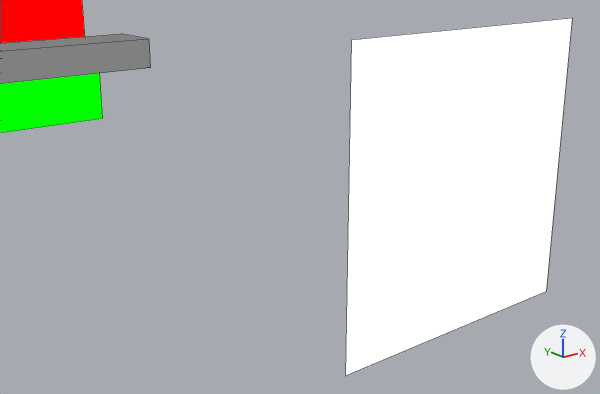
The Blender file assets-source/blender/motion/allosaurus-roar.blend as it was, and as the next commit left it.
Camera for both pictures: a camera (50 mm lens) standing at (68.9, -32.99, 26.87) and looking at (71.7, -29.49, 25.47). The lights are fixed; the arrows at lower right show +X, +Y and +Z. The picture after the commit comes second. Mesh edges are drawn as thin lines.

The first picture shows 'DinoTycoon_Motion_allosaurus_roar_eye', 'DinoTycoon_Motion_allosaurus_roar_head', 'DinoTycoon_Motion_allosaurus_roar_jaw', 'DinoTycoon_Motion_allosaurus_roar_mouth'.
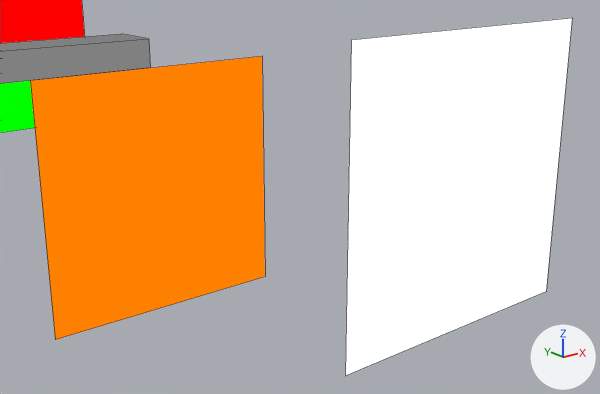
Changed parts and their boxes [x1, y1, x2, y2] in the pictures (600 x 394 px):
'DinoTycoon_Motion_allosaurus_roar_eye_white', added (orange)
    after: [30, 56, 265, 340]
'DinoTycoon_Motion_allosaurus_roar_jaw', unchanged, covered by the edit
    before: [0, 73, 102, 133]
    after: [0, 81, 35, 133]

Edits to the bpy script that builds the scene:
```text
Add mat_dinotycoon_role_y:
    mat_dinotycoon_role_y = emission_material('DinoTycoon_Role_Y')
    mat_dinotycoon_role_y.base_color = (1.0, 0.216, 0.0)  # orange #ff8000
Add me_dinotycoon_motion_allosaurus_roar_sample_eye_white:
    me_dinotycoon_motion_allosaurus_roar_sample_eye_white.from_pydata([(70.4, -29.0, 26.2), (71.8, -29.0, 26.2), (71.8, -29.0, 24.8), (70.4, -29.0, 24.8), (70.4, -29.0, 26.2), (71.8, -29.0, 26.2), (71.8, -29.0, 24.8), (70.4, -29.0, 24.8)], [], [(3, 2, 1, 0), (4, 5, 6, 7), (0, 1, 5, 4), (1, 2, 6, 5), (2, 3, 7, 6), (3, 0, 4, 7)])
    me_dinotycoon_motion_allosaurus_roar_sample_eye_white.materials.append(mat_dinotycoon_role_y)  # orange #ff8000
Add ob_dinotycoon_motion_allosaurus_roar_eye_white:
    ob_dinotycoon_motion_allosaurus_roar_eye_white = bpy.data.objects.new('DinoTycoon_Motion_allosaurus_roar_eye_white', me_dinotycoon_motion_allosaurus_roar_sample_eye_white)
    ob_dinotycoon_motion_allosaurus_roar_eye_white.location = (0.0, 0.0, 0.0)
```
